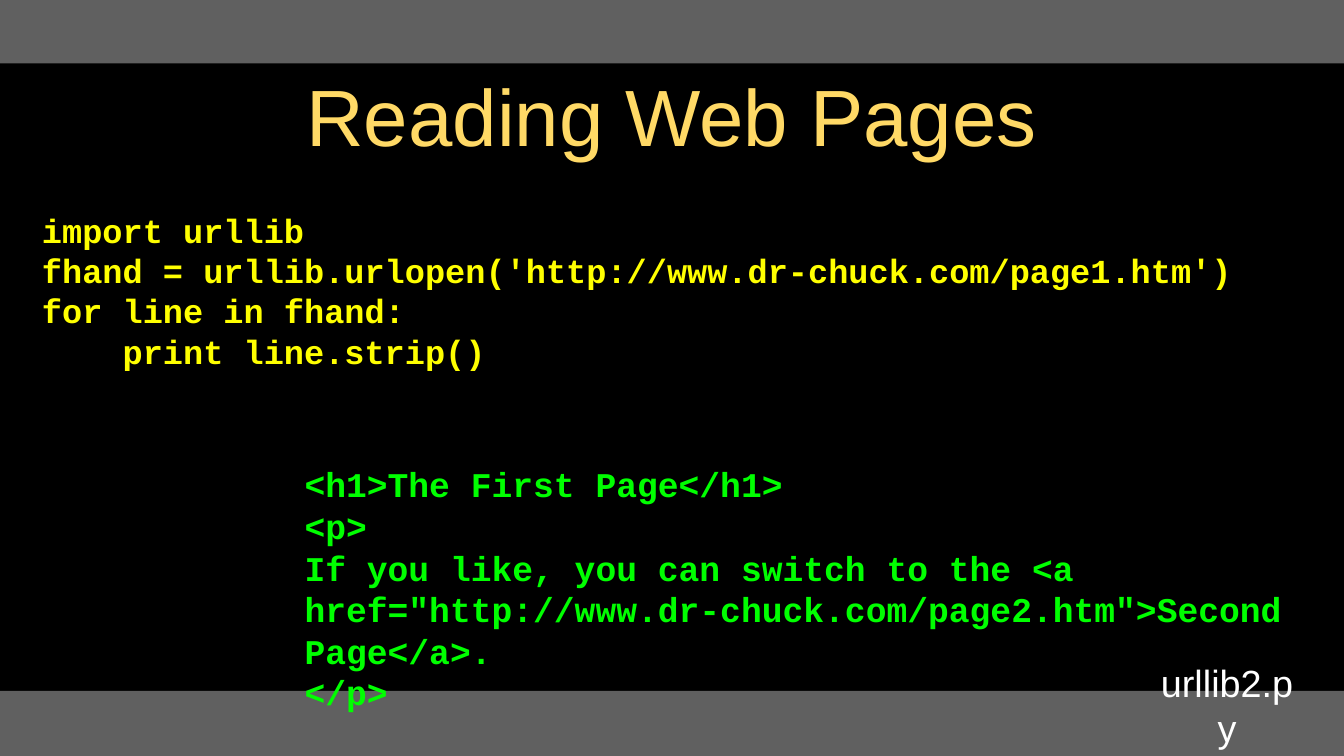
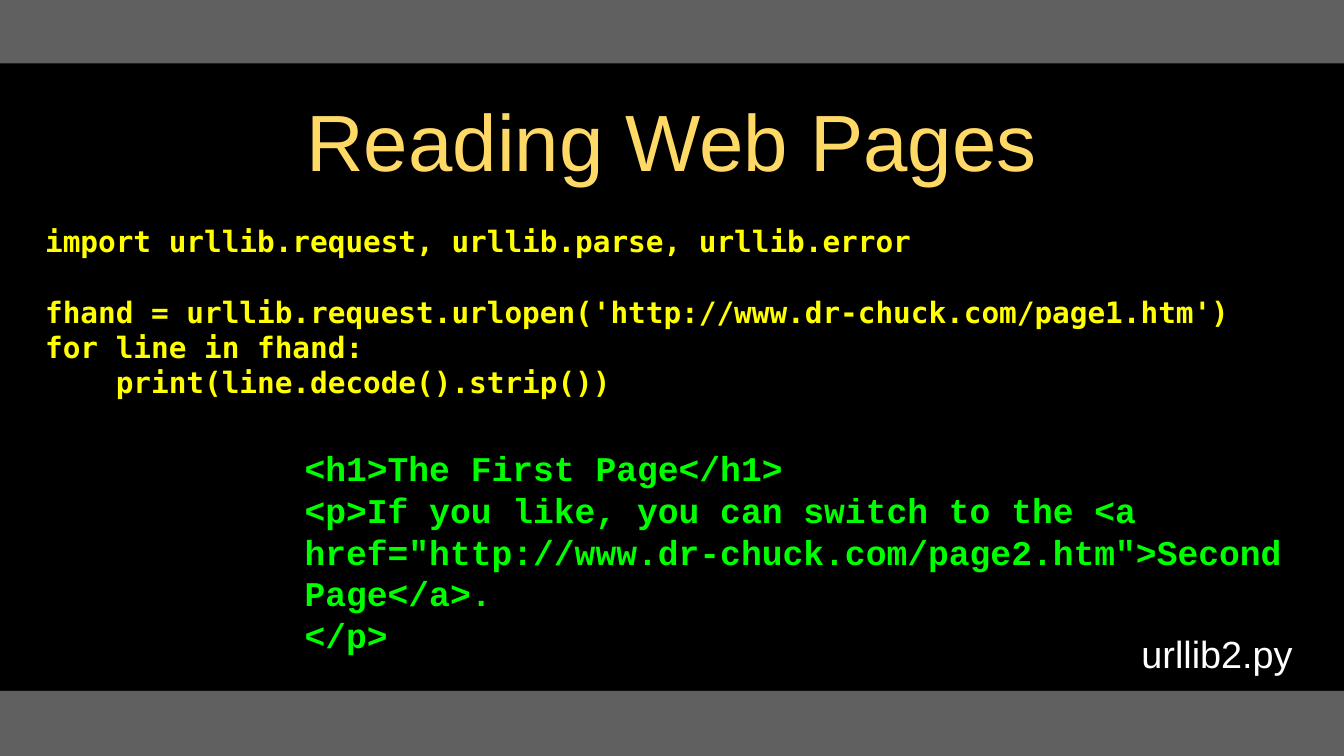
Before and after one commit to csev/py4e, a slide deck: slide 39 of lectures3/Pythonlearn-12-HTTP.pptx (slide 47 before the commit). Drawn at 1344x756 pixels with LibreOffice and Linux fonts; fonts in the diff are those of the drawing. Boxes give left, top, right and bottom in pixels: in the first picture for what was removed or moved away, otherwise in the second. Text is boxed around its words. In the diff, an @@ line names an element or a change of style, - is before the commit and + after.

```diff
--- a/lectures3/Pythonlearn-12-HTTP.pptx
+++ b/lectures3/Pythonlearn-12-HTTP.pptx
@@ title "Reading Web Pages": place and size @@
-title "Reading Web Pages" at box(306, 88, 1036, 162)
+title "Reading Web Pages" at box(306, 113, 1036, 187)
@@ text at box(45, 228, 1228, 329): text changed; size 32 to 28 pt; font Courier New to DejaVu Sans Mono @@
-import urllib
-fhand = urllib.urlopen('http://www.dr-chuck.com/page1.htm')
+import urllib.request, urllib.parse, urllib.error
+fhand = urllib.request.urlopen('http://www.dr-chuck.com/page1.htm')
@@ text "import urllib.request, urllib.parse, urllib.error": place and size @@
-text "import urllib.request, urllib.parse, urllib.error" at box(42, 218, 1231, 371)
+text "import urllib.request, urllib.parse, urllib.error" at box(45, 228, 1228, 399)
@@ text at box(45, 334, 363, 359): size 32 to 28 pt, font Courier New to DejaVu Sans Mono in "for line in fhand:" @@
@@ text at box(116, 369, 611, 399): text changed; size 32 to 28 pt; font Courier New to DejaVu Sans Mono @@
-print line.strip()
+print(line.decode().strip())
@@ text "<h1>The First Page</h1>": place and size @@
-text "<h1>The First Page</h1>" at box(305, 472, 1293, 704)
+text "<h1>The First Page</h1>" at box(305, 456, 1282, 656)
@@ text at box(305, 498, 1282, 614): text changed @@
-<p>
-If you like, you can switch to the <a href="http://www.dr-chuck.com/page2.htm">Second Page</a>.
+<p>If you like, you can switch to the <a href="http://www.dr-chuck.com/page2.htm">Second Page</a>.
@@ text "urllib2.py" rewrapped from box(1161, 667, 1293, 704) to box(1141, 640, 1292, 675) @@
```
Also in this commit, not shown: 44 other slides changed, 4 slides added, 14 slides removed, 7 other files.
